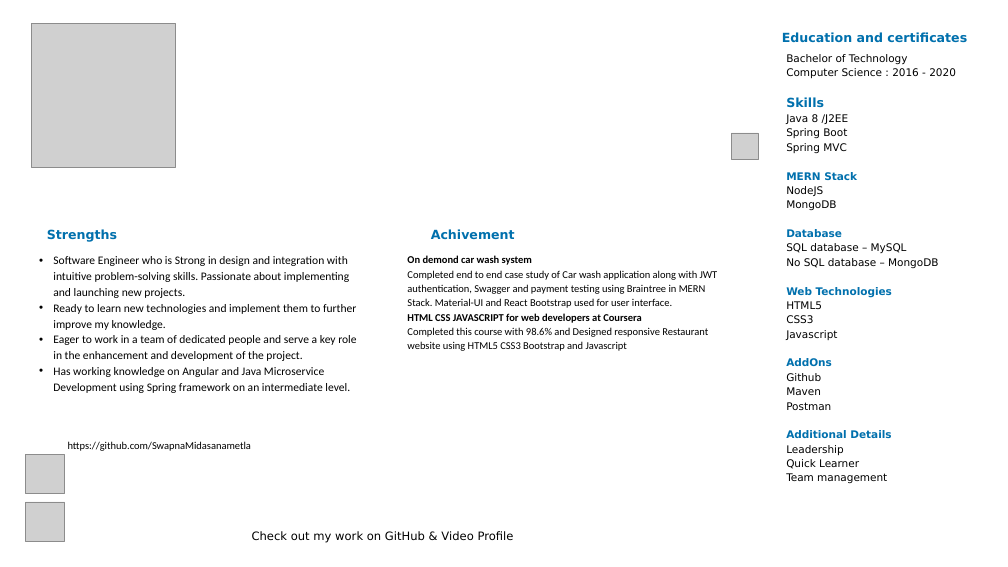
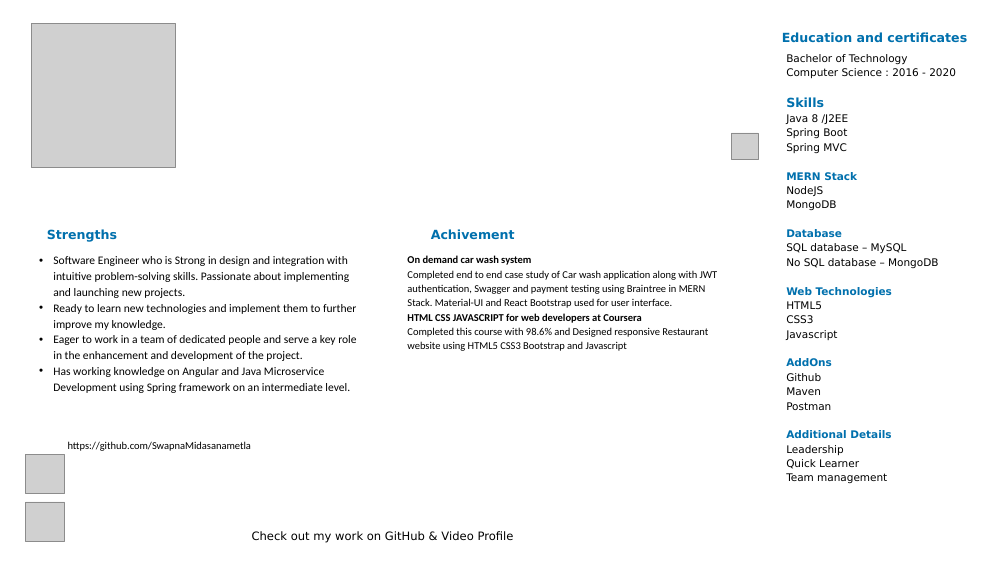
Before and after one commit to SwapnaMidasanametla/Resume, a slide deck: slide 1 of swapna.pptx. Drawn at 1008x567 pixels with LibreOffice and Linux fonts; fonts in the diff are those of the drawing; grey boxes stand for pictures; background and template pictures are left out. Boxes give left, top, right and bottom in pixels: in the first picture for what was removed or moved away, otherwise in the second. Text is boxed around its words. In the diff, an @@ line names an element or a change of style, - is before the commit and + after.

```diff
--- a/swapna.pptx
+++ b/swapna.pptx
@@ text at (407,255,531,265): text changed @@
-On demond car wash system
+On demand car wash system
```
